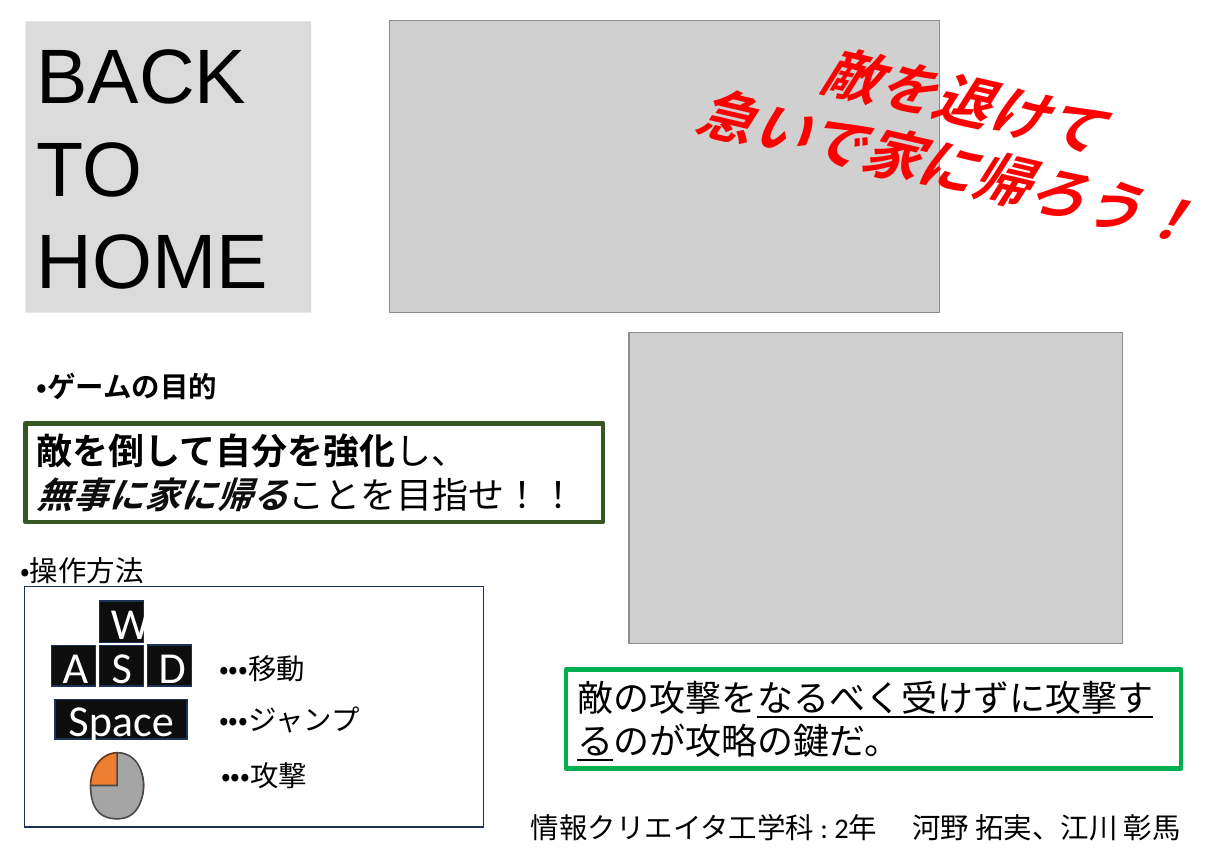
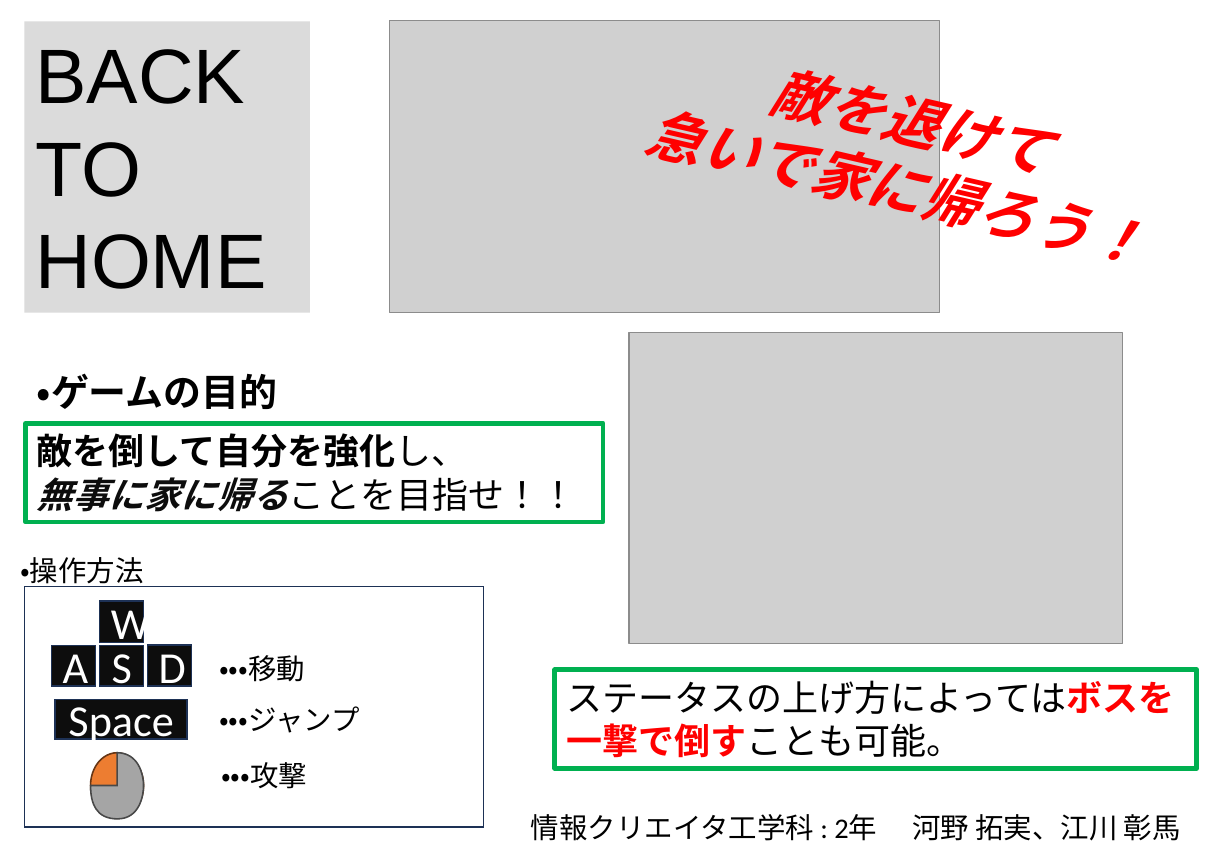
Before and after one commit to KawanoTakumi/2B-Team, a slide deck: slide 1 of BackToHome_ポスター.pptx. Drawn at 1232x853 pixels with LibreOffice and Linux fonts; fonts in the diff are those of the drawing; grey boxes stand for pictures. Boxes give left, top, right and bottom in pixels: in the first picture for what was removed or moved away, otherwise in the second. Text is boxed around its words. In the diff, an @@ line names an element or a change of style, - is before the commit and + after.

```diff
--- a/BackToHome_ポスター.pptx
+++ b/BackToHome_ポスター.pptx
@@ text "敵を退けて" rewrapped from box(694, 30, 1190, 239) to box(643, 70, 1139, 260) @@
@@ text "・ゲームの目的" at box(37, 373, 278, 409): size 18 to 24 pt @@
@@ rectangle "敵を倒して自分を強化し、" at box(25, 423, 603, 522): outline #385723 3 pt to #00B050 3 pt @@
@@ rectangle "ステータスの上げ方によってはボスを一撃で倒すことも可能。": place and size @@
-rectangle "ステータスの上げ方によってはボスを一撃で倒すことも可能。" at box(567, 670, 1182, 769)
+rectangle "ステータスの上げ方によってはボスを一撃で倒すことも可能。" at box(555, 670, 1197, 769)
@@ text in rectangle at box(566, 680, 1175, 758): text changed @@
-敵の攻撃をなるべく受けずに攻撃するのが攻略の鍵だ。
+ステータスの上げ方によってはボスを一撃で倒すことも可能。
```
Also in this commit, not shown: 5 other files.
